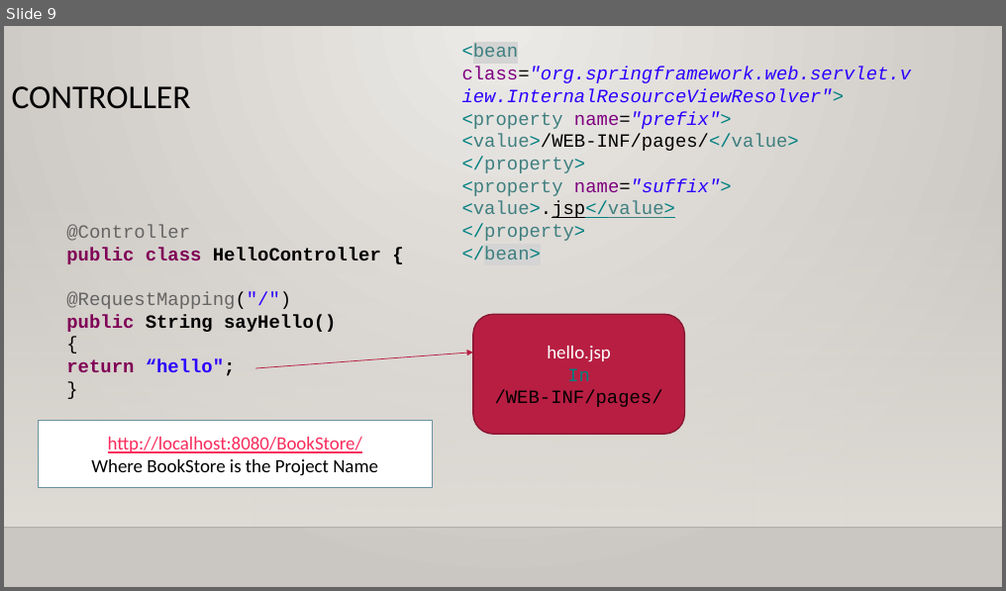
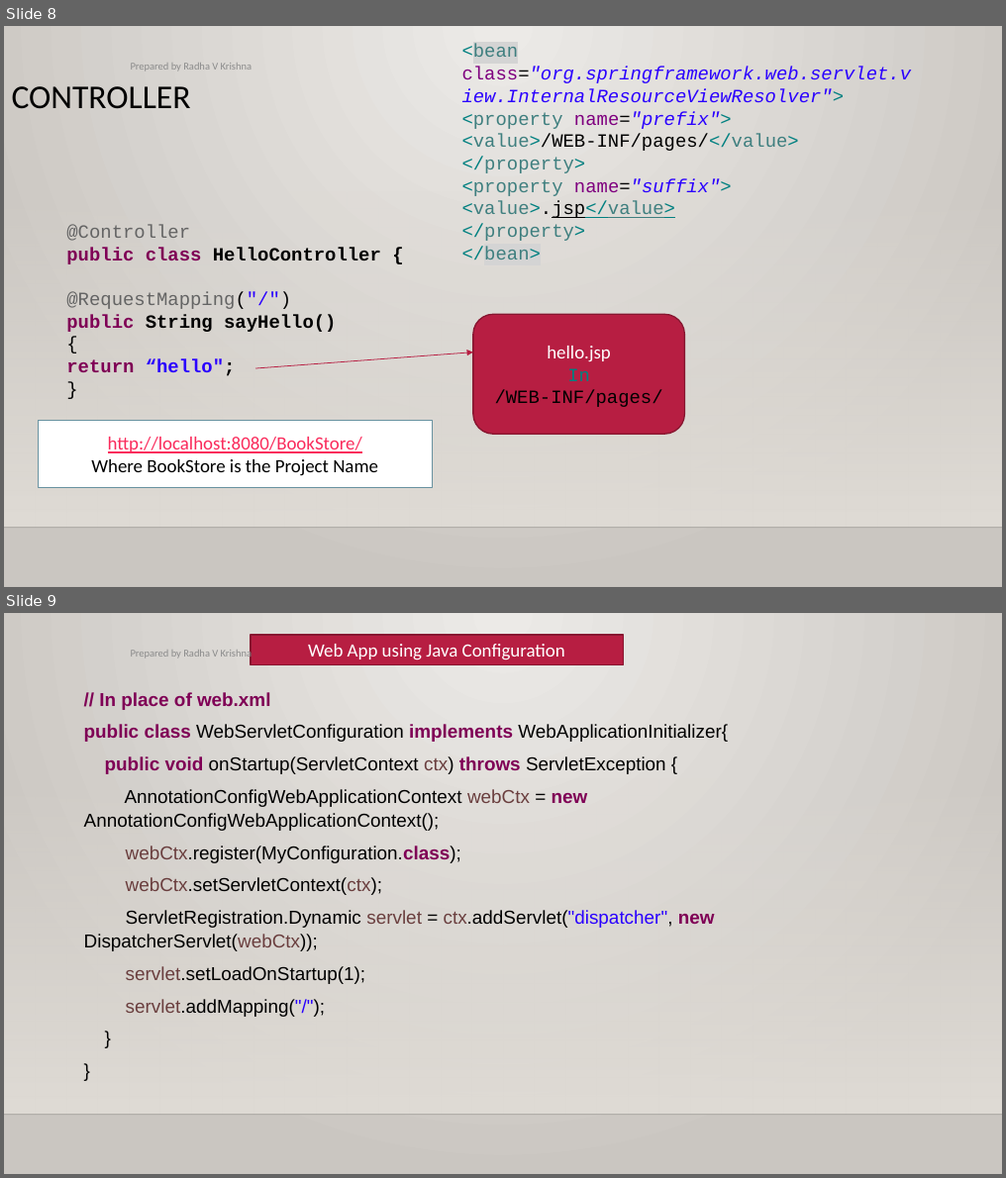
Before and after one commit to jaganspringboot/radhavkrishna1994, a slide deck: Springmaterial/ppts/Spring MVC.pptx. Shown one above the other, each under a label of ours: slide 9 before the commit, slides 8 and 9 after it. The pictures are 1006x591 and 1006x1178 pixels, drawn with LibreOffice and Linux fonts; fonts in the diff are those of the drawing; background and template pictures are left out. Boxes give left, top, right and bottom in pixels: in the first picture for what was removed or moved away, otherwise in the second. Text is boxed around its words. In the diff, an @@ line names an element or a change of style, - is before the commit and + after.

```diff
--- a/Springmaterial/ppts/Spring MVC.pptx
+++ b/Springmaterial/ppts/Spring MVC.pptx
@@ slide 9 added at [4, 613, 1002, 1174], background gradient #ECEAE7 to #CAC7C1; not listed: 2 template elements that a slide beside it also shows @@
@@ rectangle added at [251, 635, 623, 664], fill #B71E42, outline #871631 1.25 pt, 18 pt, text #FFFFFF @@
+Web App using Java Configuration
@@ text added at [131, 648, 252, 660], 10 pt, text #8C8C8C @@
+Prepared by Radha V Krishna
@@ text added at [84, 692, 728, 1017], 18 pt, text #000000 @@
+// In place of web.xml
+public class WebServletConfiguration implements WebApplicationInitializer{
+public void onStartup(ServletContext ctx) throws ServletException {
+AnnotationConfigWebApplicationContext webCtx = new AnnotationConfigWebApplicationContext();
+webCtx.register(MyConfiguration.class);
+webCtx.setServletContext(ctx);
+ServletRegistration.Dynamic servlet = ctx.addServlet("dispatcher", new DispatcherServlet(webCtx));
+servlet.setLoadOnStartup(1);
+servlet.addMapping("/");
+}
+}
@@ what was slide 9 is now slide 8 @@
@@ slide 8 changed as well @@
@@ text added at [131, 63, 252, 71], 10 pt, text #8C8C8C @@
+Prepared by Radha V Krishna
```
Also in this commit, not shown: 17 other slides changed, 3 other slides added, 3 slides removed, 3 other files.
